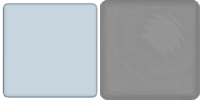
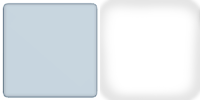
The second 200x100 image is a revision of the first. Changes to its layers:
added layer "Calque 5" (10%) above "Calque 3" over (100, 0, 200, 100)
painted on "Calque 3" over (100, 0, 200, 100)
